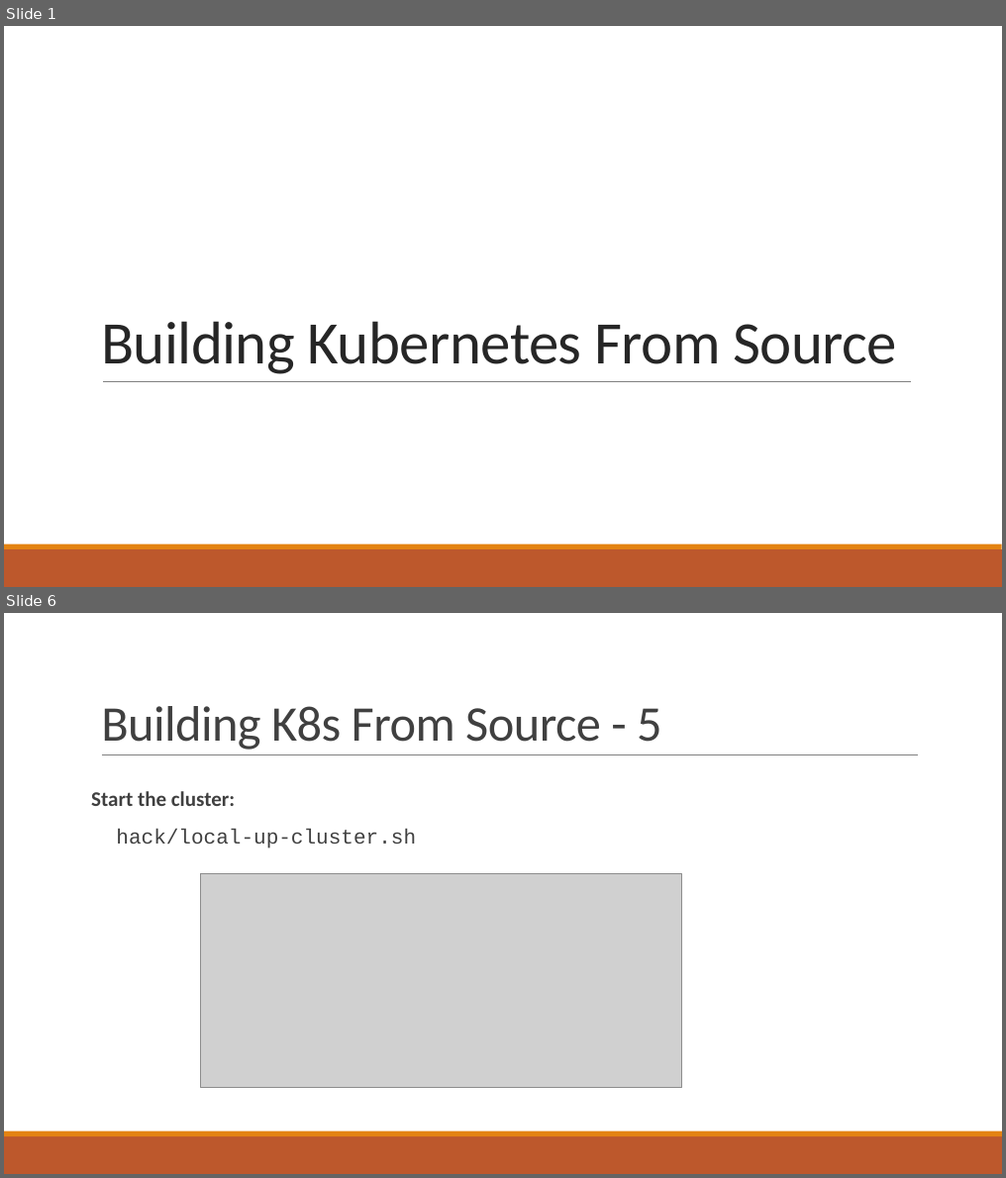
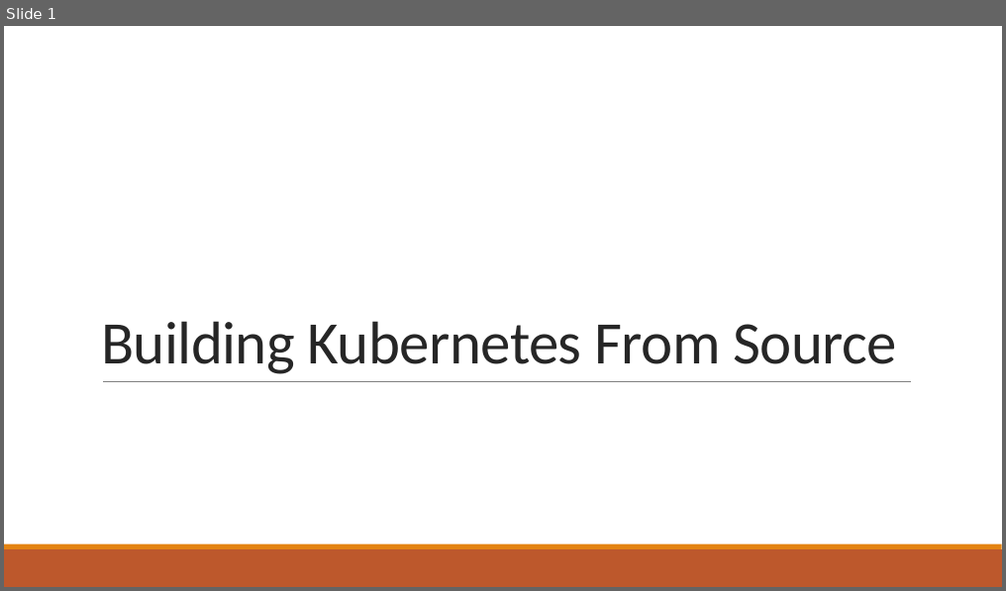
Before and after one commit to Beomsu-Seo/graduation-thesis, a slide deck: docs/Building Kubernetes From Source.pptx. Shown one above the other, each under a label of ours: slides 1 and 6 before the commit, slide 1 after it; the slides between them are not shown. The pictures are 1006x1178 and 1006x591 pixels, drawn with LibreOffice and Linux fonts; fonts in the diff are those of the drawing; grey boxes stand for pictures. Boxes give left, top, right and bottom in pixels: in the first picture for what was removed or moved away, otherwise in the second. Text is boxed around its words. In the diff, an @@ line names an element or a change of style, - is before the commit and + after.

Commit message:
[Edit] Building Kubernetes from source instructions

```diff
--- a/docs/Building Kubernetes From Source.pptx
+++ b/docs/Building Kubernetes From Source.pptx
@@ slide 6 removed at [4,613,1002,1174], background #FFFFFF; not listed: 2 template elements that a slide beside it also shows @@
@@ title removed at [101,706,661,750] @@
-Building K8s From Source - 5
@@ line removed from (102, 756) to (918, 756) @@
@@ text removed at [91,791,416,849] @@
-Start the cluster:
-hack/local-up-cluster.sh
@@ picture removed at [200,873,681,1087] @@
```
Also in this commit, not shown: 3 slides changed, 14 slides added, 2 other slides removed.
